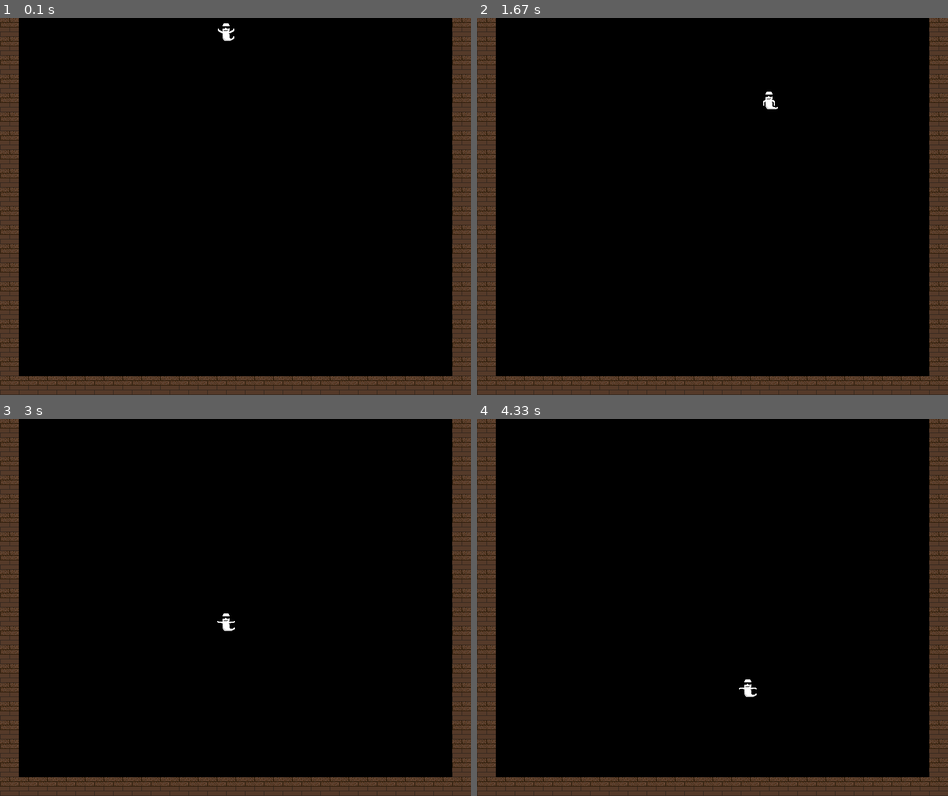
Above: before the commit, frames 1-4 (two rows, left to right).
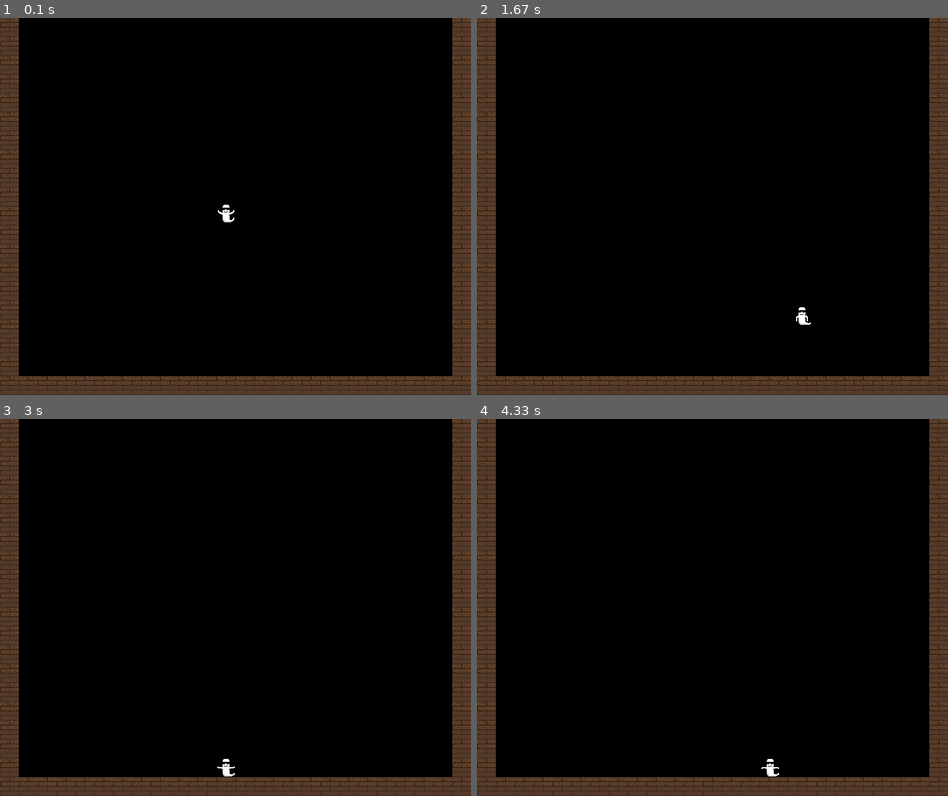
Above: after the commit, the same moments.

Repository: Cjreynol-zz/pygame-boilerplate
Game: pygame game, started from main.py
The game is run twice, just before and just after one commit, with the same random seed, the same clock (stepped at 60 frames per second) and the same inputs.
Inputs:
- Up to frame 1 (0.1 s): no input
- Up to frame 2 (1.67 s): hold Right 0.33-0.8 s; hold Up 0.83-1.13 s; hold Right 1.17-1.63 s
- Up to frame 3 (3 s): hold Left 1.67-2.2 s; hold Down 2.23-2.53 s; hold Left 2.57-2.97 s
- Up to frame 4 (4.33 s): hold Up 3-3.37 s; hold Right 3.4-4.03 s; hold Down from 4.07 s (still down)

The runs differ from the first frame. In frame 1, 0.2% of the frame differs, in the area x 46-50%, y 1-55%; in frame 2, 0.1%; in frame 3, 0.1%; in frame 4, 0.1%.

Commit message:
Add simple but working collision

Diff:
--- a/boilerplate/game_state.py
+++ b/boilerplate/game_state.py
@@ -1,8 +1,8 @@
 from os                         import path
 
 from pygame                     import Rect, Surface
-from pygame.locals              import (QUIT, KEYDOWN, KEYUP,
-                                K_DOWN, K_ESCAPE, K_LEFT, K_UP, K_RIGHT)
+from pygame.locals              import (QUIT, K_DOWN, K_ESCAPE, K_LEFT,
+                                            K_UP, K_RIGHT, KEYDOWN, KEYUP)
 from pygame.sprite              import Sprite, RenderUpdates
 from pygame.time                import Clock
 
@@ -16,8 +16,8 @@
 
     FPS = 30
     GHOST_ANIMATION_LENGTH = 5      # in frames
-    VELOCITY = 128
-    JUMP_VELOCITY = 256
+    VELOCITY = 192
+    JUMP_VELOCITY = VELOCITY * 2
 
     IMG_DIR = "assets"
 
@@ -36,7 +36,7 @@
         sprite_sheet = load_image(ghost_path)
         ghost =  MovableSprite(sprite_sheet, (32, 32),
                                 self.GHOST_ANIMATION_LENGTH, True)
-        ghost.rect.midtop = (384, 0)
+        ghost.rect.midtop = (384, 304)
         ghost.change_velocity((0, self.VELOCITY))
         return ghost
 
--- a/boilerplate/movable_sprite.py
+++ b/boilerplate/movable_sprite.py
@@ -1,4 +1,5 @@
 from pygame.math                    import Vector2
+from pygame.sprite                  import spritecollide
 
 from boilerplate.animated_sprite    import AnimatedSprite
 
@@ -14,7 +15,6 @@
 
         self.velocity = Vector2()       # pixels per frame
 
-
     def update(self, frame_rate, collide_group):
         """
         Move the sprite a fraction of its velocity (vel / frame_rate).
@@ -25,7 +25,20 @@
         should correct this.
         """
         super().update()
-        self.rect.topleft += self.velocity / frame_rate
+
+        change = self.velocity / frame_rate
+        self.rect.topleft += change
+        collisions = spritecollide(self, collide_group, False)
+        if collisions:
+            for collision in collisions:
+                if collision.rect.collidepoint(self.rect.midtop):
+                    self.rect.top = collision.rect.bottom
+                elif collision.rect.collidepoint(self.rect.midright):
+                    self.rect.right = collision.rect.left
+                elif collision.rect.collidepoint(self.rect.midbottom):
+                    self.rect.bottom = collision.rect.top
+                elif collision.rect.collidepoint(self.rect.midleft):
+                    self.rect.left = collision.rect.right
 
     def change_velocity(self, delta_v):
         self.velocity += Vector2(delta_v)
Not shown, changed: README.md
